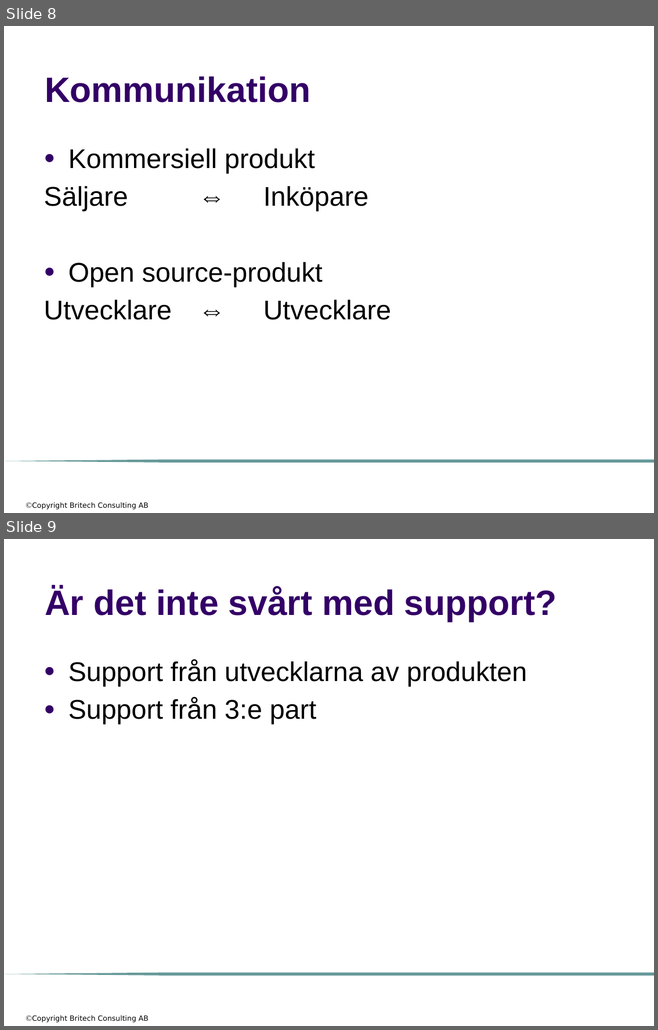
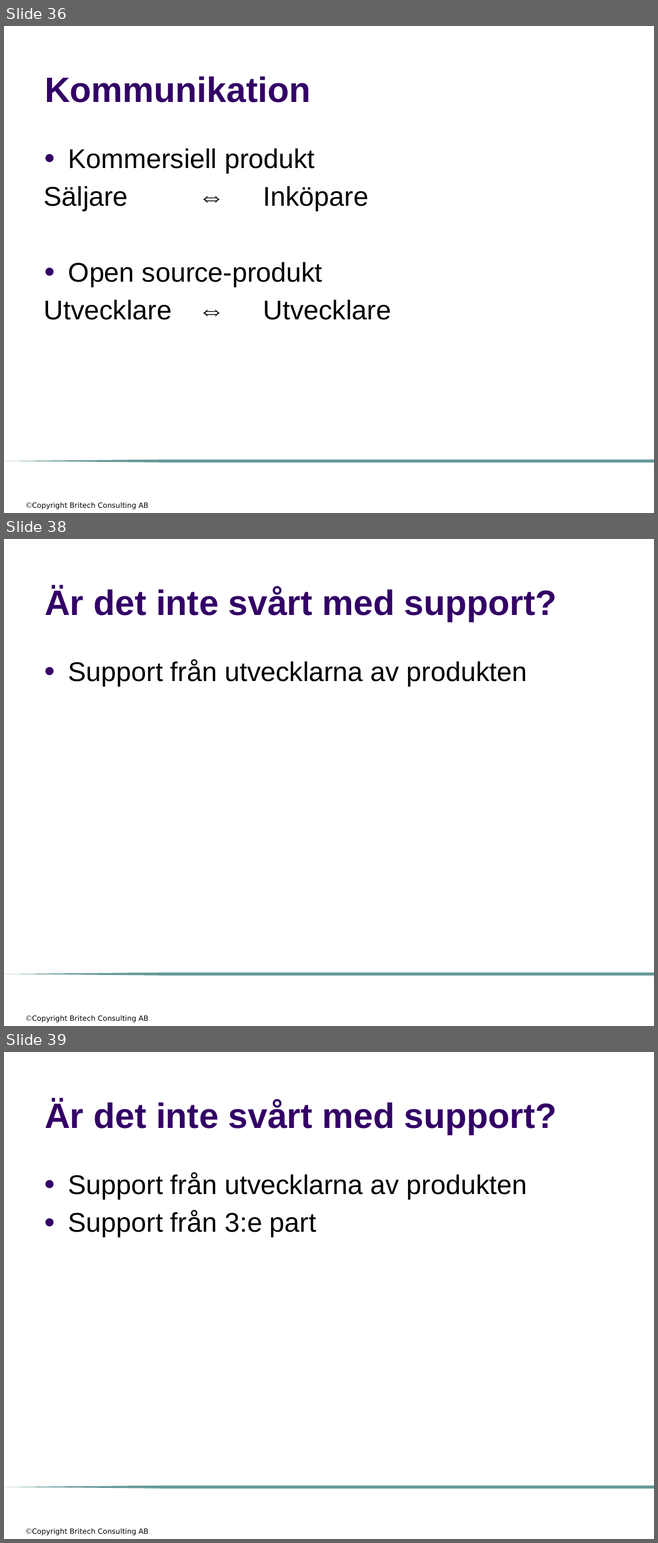
Before and after one commit to me97esn/groovyseminarium, a slide deck: groovyseminarie/dokument/open_source.pptx. Shown one above the other, each under a label of ours: slides 8 and 9 before the commit, slides 36, 38 and 39 after it; the slides between them are not shown. The pictures are 658x1030 and 658x1543 pixels, drawn with LibreOffice and Linux fonts; fonts in the diff are those of the drawing; background and template pictures are left out. Boxes give left, top, right and bottom in pixels: in the first picture for what was removed or moved away, otherwise in the second. Text is boxed around its words. In the diff, an @@ line names an element or a change of style, - is before the commit and + after.

```diff
--- a/groovyseminarie/dokument/open_source.pptx
+++ b/groovyseminarie/dokument/open_source.pptx
@@ slide 38 added at [4, 539, 654, 1026], background #FFFFFF; not listed: 2 template elements that a slide beside it also shows @@
@@ title added at [45, 587, 557, 621], 39 pt, text #330066, bold @@
+Är det inte svårt med support?
@@ text added at [68, 660, 527, 686], 30 pt, text #000000 @@
+● Support från utvecklarna av produkten
@@ what was slide 8 is now slide 36 @@
@@ what was slide 9 is now slide 39 @@
```
Also in this commit, not shown: 4 slides changed, 33 other slides added.
